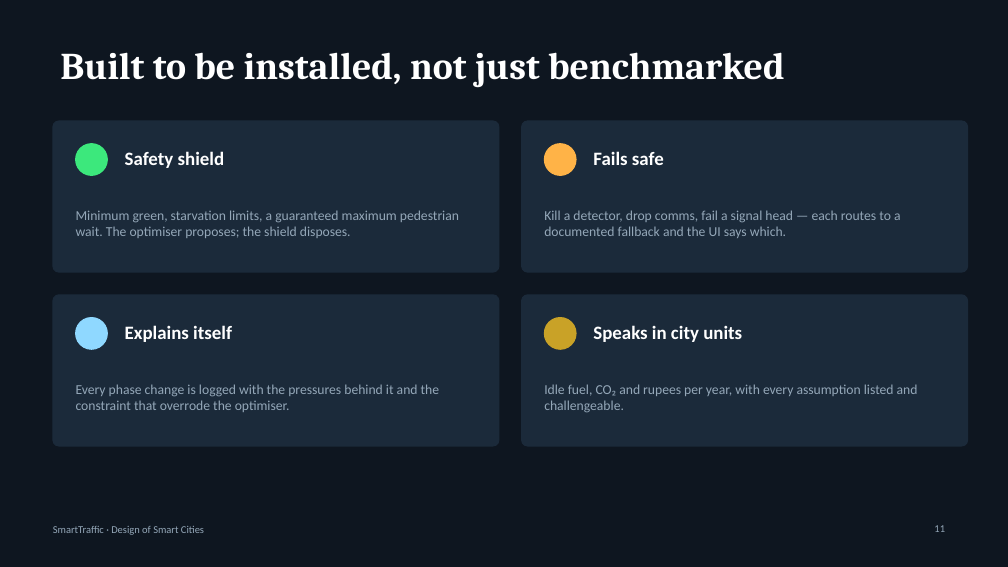
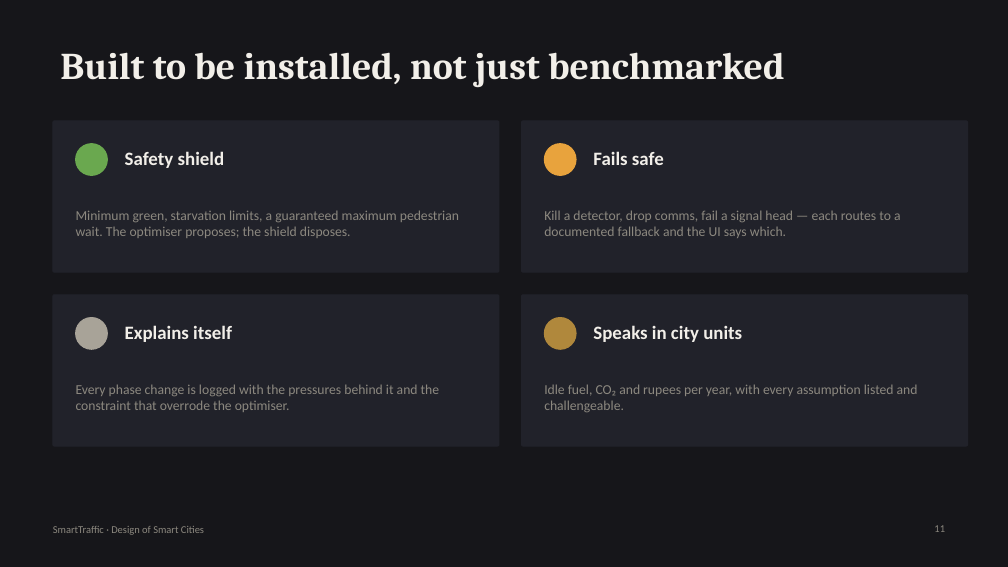
Before and after one commit to rishabcv-eng/SmartTraffic, a slide deck: slide 11 of docs/deck/SmartTraffic-full.pptx. Drawn at 1008x567 pixels with LibreOffice and Linux fonts; fonts in the diff are those of the drawing. Boxes give left, top, right and bottom in pixels: in the first picture for what was removed or moved away, otherwise in the second. Text is boxed around its words. In the diff, an @@ line names an element or a change of style, - is before the commit and + after.

Commit message:
Restyle the decks to match: graphite and signal amber, no navy and cyan
The slides carried the same template signature the site did -- a navy ground, a
cyan accent and softly rounded panels. Both decks now use the palette the
subject belongs to: asphalt graphite, warm paper rather than pure white, signal
amber as the single accent, and signal green and red muted to the colours an
actual signal head uses rather than neon. Cyan is gone. Panels are square, the
way a printed report is, and figures are set in a monospace.

Caught a Cyrillic A that had slipped into one of the hex colours while editing,
which would have thrown when the theme was written. Both decks now validate,
pass geometry checks and export cleanly.

```diff
--- a/docs/deck/SmartTraffic-full.pptx
+++ b/docs/deck/SmartTraffic-full.pptx
@@ background #0E1620 to #16161A @@
@@ ellipse at (x1=76, y1=144, x2=107, y2=175): fill #3CE87C to #6AA84F; outline #3CE87C 1 pt to #6AA84F 1 pt @@
@@ ellipse at (x1=544, y1=144, x2=576, y2=175): fill #FFB347 to #E8A33D; outline #FFB347 1 pt to #E8A33D 1 pt @@
@@ fill #1B2A3A to #21222A; outline #1B2A3A 1 pt to #21222A 1 pt; proportions changed in 4 elements at (x1=53, y1=121, x2=499, y2=272), (x1=522, y1=121, x2=968, y2=272), (x1=53, y1=295, x2=499, y2=446), (x1=522, y1=295, x2=968, y2=446) @@
@@ ellipse at (x1=76, y1=318, x2=107, y2=349): fill #8FD8FF to #A8A398; outline #8FD8FF 1 pt to #A8A398 1 pt @@
@@ ellipse at (x1=544, y1=318, x2=576, y2=349): fill #C9A227 to #B0883C; outline #C9A227 1 pt to #B0883C 1 pt @@
@@ text colour #FFFFFF to #F2EFE9 in 5 elements at (x1=60, y1=52, x2=784, y2=88), (x1=125, y1=151, x2=225, y2=168), (x1=593, y1=151, x2=664, y2=165), (x1=125, y1=325, x2=232, y2=342), (x1=593, y1=325, x2=742, y2=342) @@
@@ text colour #94A7B8 to #8C887F in 6 elements at (x1=76, y1=210, x2=459, y2=238), (x1=544, y1=210, x2=901, y2=238), (x1=76, y1=384, x2=439, y2=412), (x1=544, y1=384, x2=918, y2=412), (x1=934, y1=525, x2=945, y2=532), (x1=53, y1=526, x2=204, y2=535) @@
```
Also in this commit, not shown: 13 other slides changed, 4 other files.
